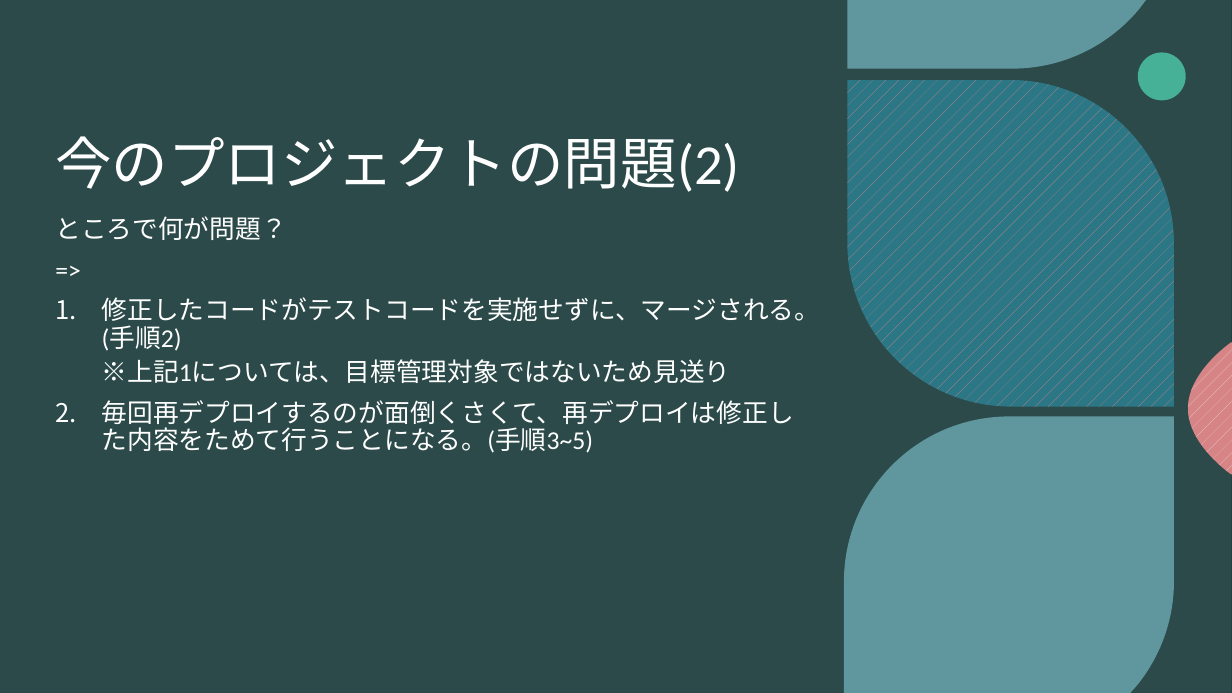
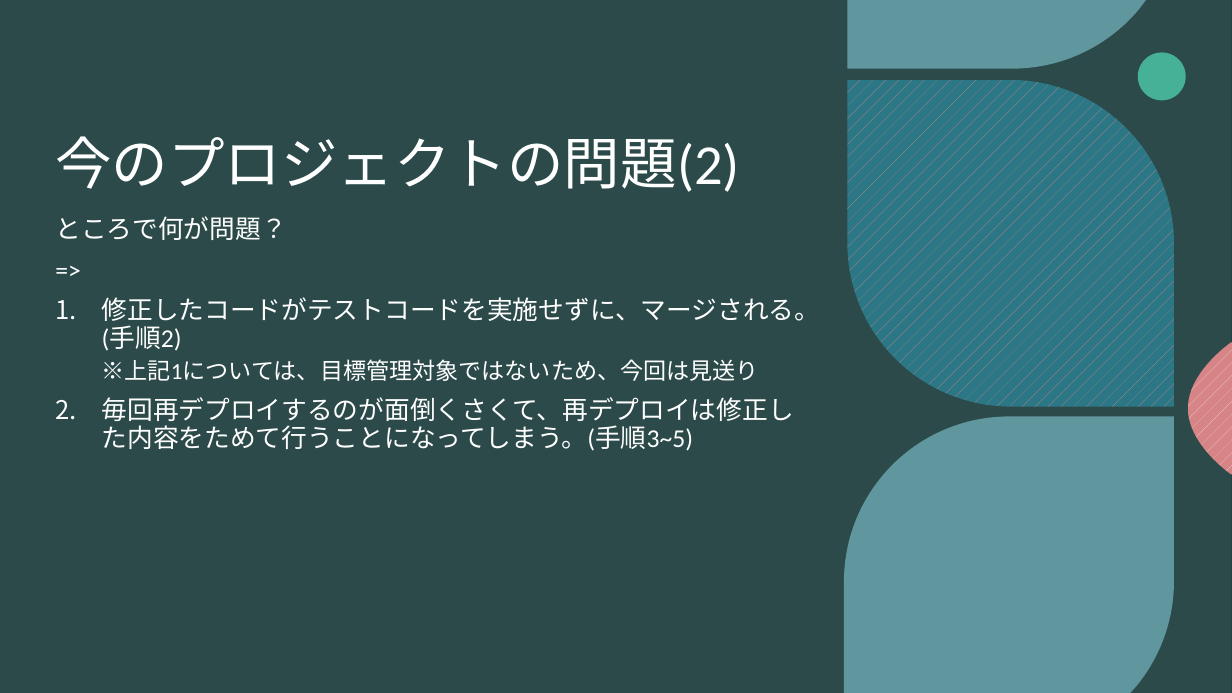
Before and after one commit to bittap/azusato, a slide deck: slide 4 of document/CI・CD/デプロイ自動化.pptx. Drawn at 1232x693 pixels with LibreOffice and Linux fonts; fonts in the diff are those of the drawing; background and template pictures are left out. Boxes give left, top, right and bottom in pixels: in the first picture for what was removed or moved away, otherwise in the second. Text is boxed around its words. In the diff, an @@ line names an element or a change of style, - is before the commit and + after.

```diff
--- a/document/CI・CD/デプロイ自動化.pptx
+++ b/document/CI・CD/デプロイ自動化.pptx
@@ text at bbox=[102, 359, 794, 451]: text changed @@
-  ※上記1については、目標管理対象ではないため見送り
-2. 毎回再デプロイするのが面倒くさくて、再デプロイは修正した内容をためて行うことになる。(手順3~5)
+  ※上記1については、目標管理対象ではないため、今回は見送り
+2. 毎回再デプロイするのが面倒くさくて、再デプロイは修正した内容をためて行うことになってしまう。(手順3~5)
```
Also in this commit, not shown: 7 other slides changed, 1 slide added.
